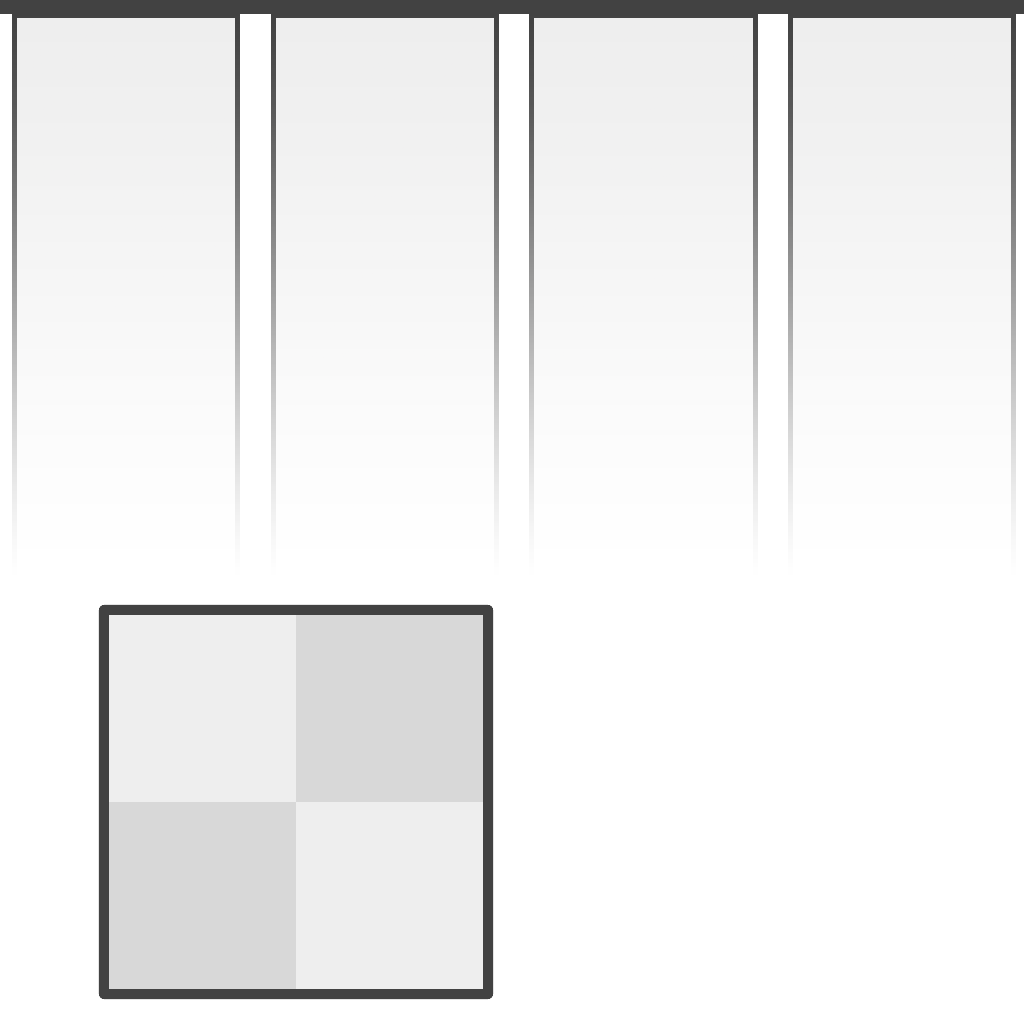
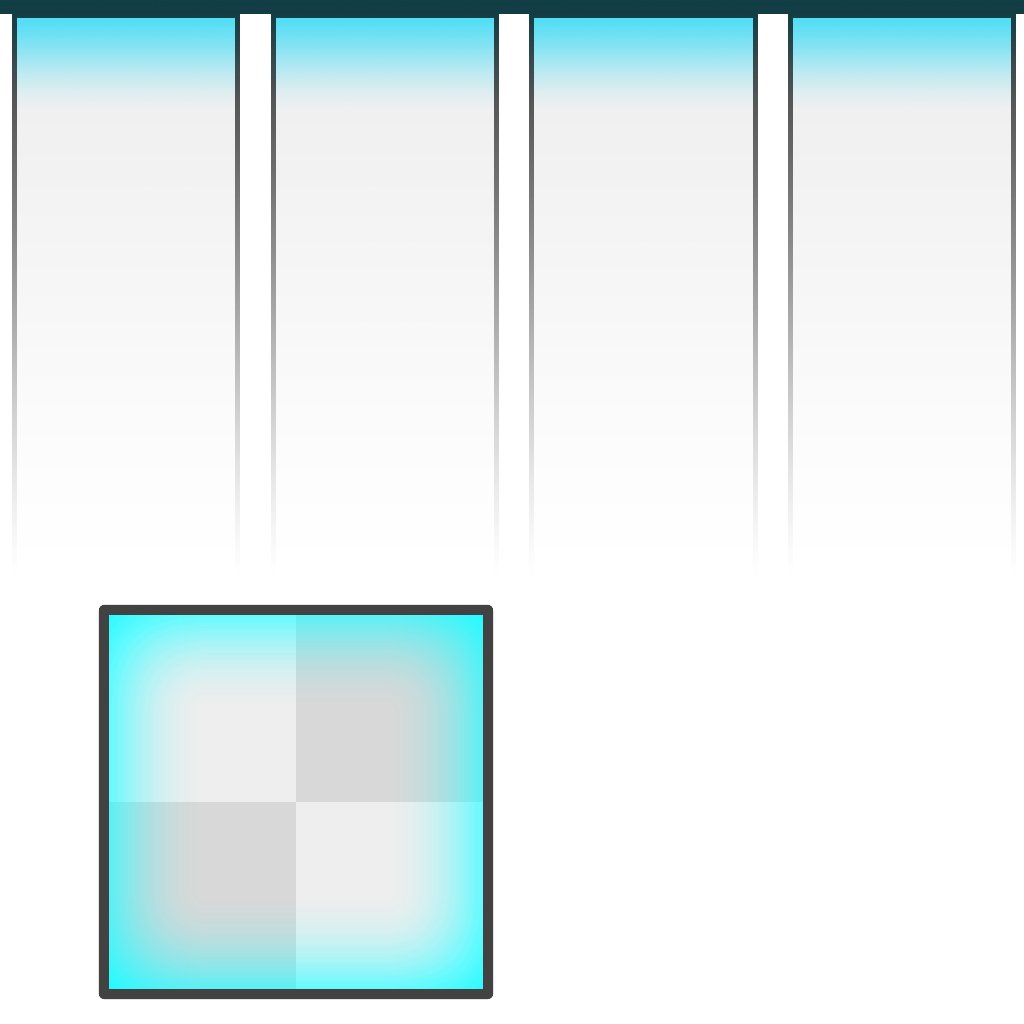
Before/after of a (1024, 1024) layered artwork. What changed in the layer stack:
added layer "Layer 7 copy 2" (multiply) above "Layer 4" over [0, 0, 1024, 108]
added layer "Layer 7" (multiply) above "Layer 1" over [0, 0, 1024, 108]
